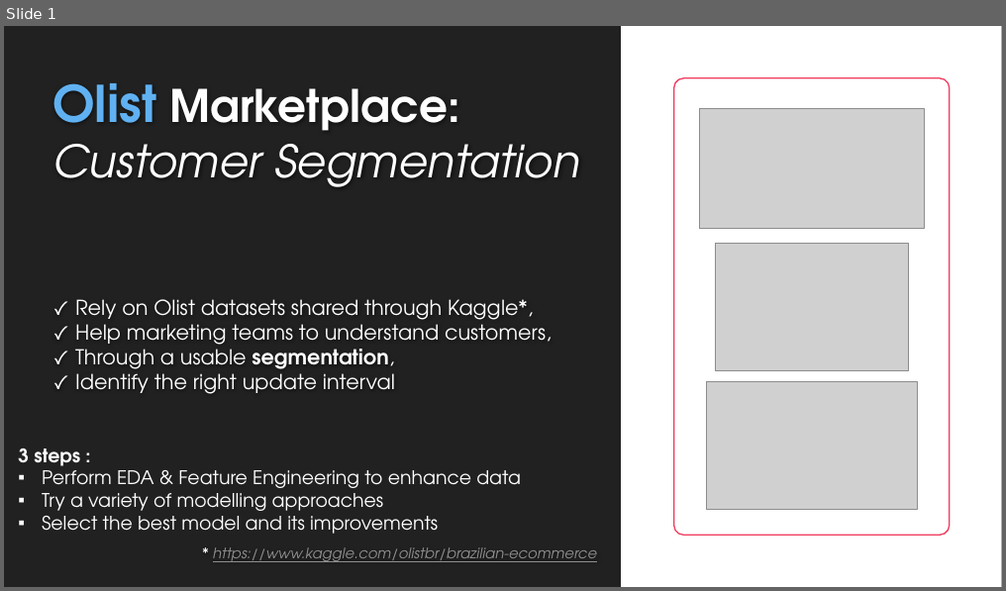
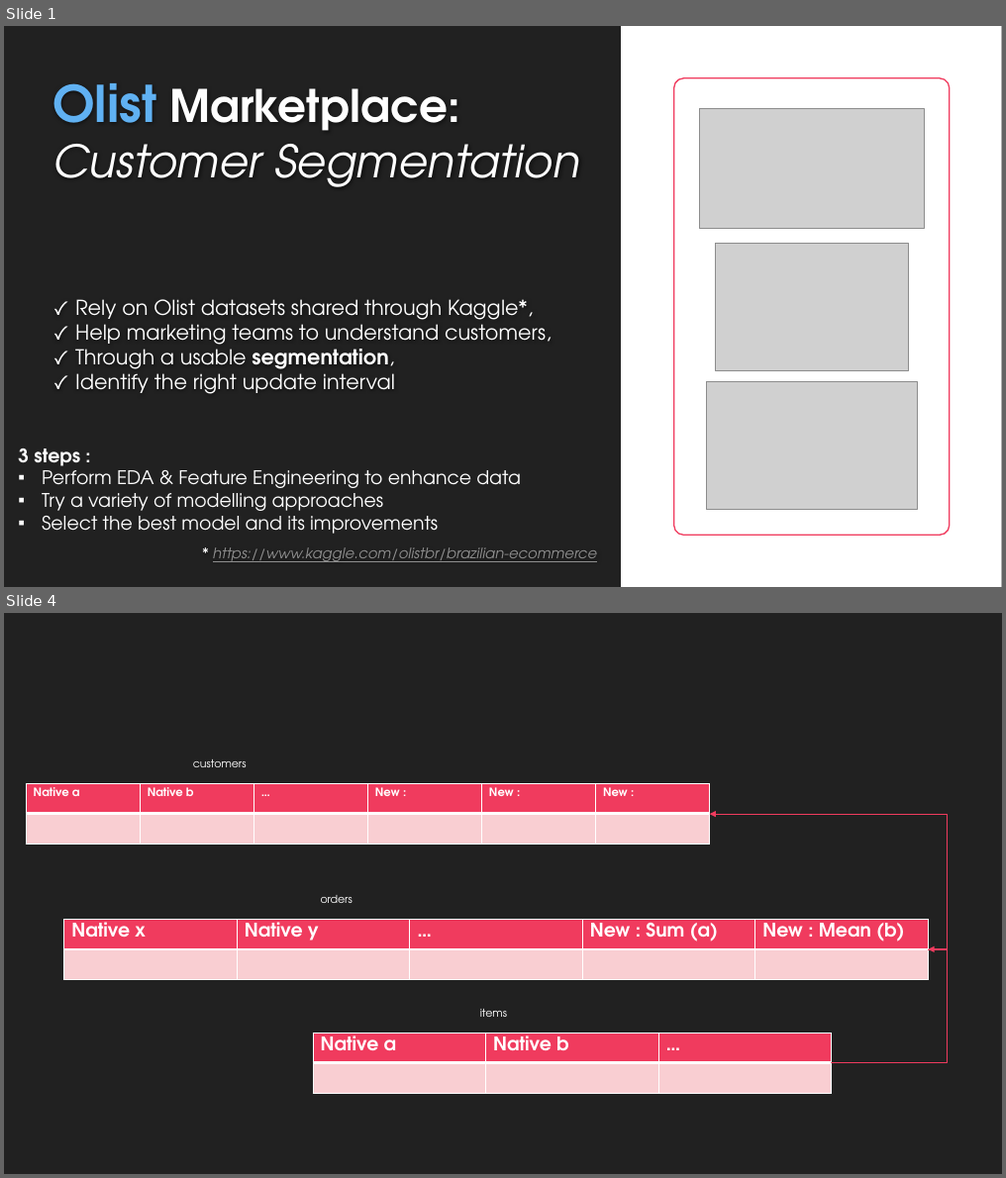
Before and after one commit to EtienneLardeur/P5_CustomerSegmentation, a slide deck: P5Olist_Présentation_initiale.pptx. Shown one above the other, each under a label of ours: slide 1 before the commit, slides 1 and 4 after it; the slides between them are not shown. The pictures are 1006x591 and 1006x1178 pixels, drawn with LibreOffice and Linux fonts; fonts in the diff are those of the drawing; grey boxes stand for pictures; background and template pictures are left out. Boxes give left, top, right and bottom in pixels: in the first picture for what was removed or moved away, otherwise in the second. Text is boxed around its words. In the diff, an @@ line names an element or a change of style, - is before the commit and + after.

```diff
--- a/P5Olist_Présentation_initiale.pptx
+++ b/P5Olist_Présentation_initiale.pptx
@@ slide 4 added at [4,613,1002,1174], background #212121 @@
@@ text added at [193,760,247,767], 10.5 pt, text #FFFFFF @@
+customers
@@ table added at [26,783,709,844], 2 rows, 6 columns @@
+Native a | Native b | … | New : | New : | New :
+ |  |  |  |  | 
@@ elbow arrow added from (929, 950) to (710, 814), #F03B5E 0.75 pt @@
@@ text added at [321,895,352,903], 10.5 pt, text #FFFFFF @@
+orders
@@ table added at [63,919,929,980], 2 rows, 5 columns @@
+Native x | Native y | … | New : Sum (a) | New : Mean (b)
+ |  |  |  | 
@@ elbow arrow added from (832, 1062) to (929, 950), #F03B5E 0.75 pt @@
@@ text added at [480,1009,507,1017], 10.5 pt, text #FFFFFF @@
+items
@@ table added at [313,1033,832,1093], 2 rows, 3 columns @@
+Native a | Native b | …
+ |  | 
```
Also in this commit, not shown: 6 slides changed, 1 other slide added, 1 slide removed.
